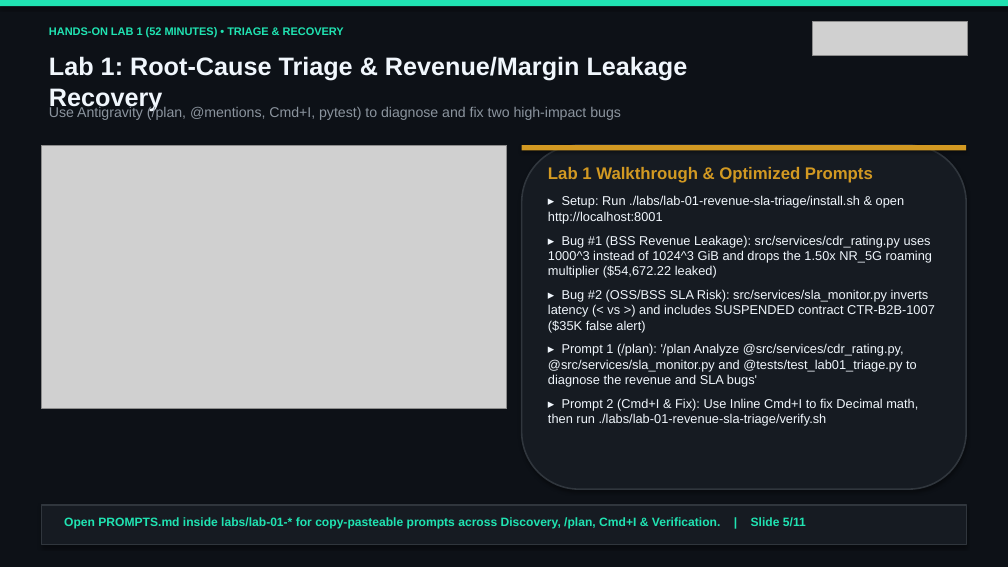
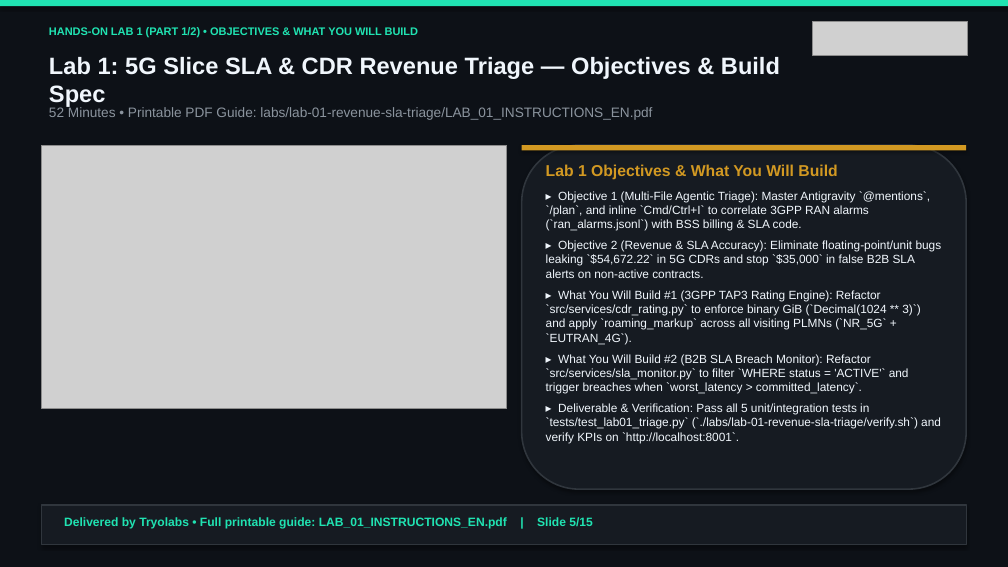
Before and after one commit to tryolabs/antigravity-workshop-telecom, a slide deck: slide 5 of slides/antigravity_telecom_workshop_en.pptx. Drawn at 1008x567 pixels with LibreOffice and Linux fonts; fonts in the diff are those of the drawing; grey boxes stand for pictures. Boxes give left, top, right and bottom in pixels: in the first picture for what was removed or moved away, otherwise in the second. Text is boxed around its words. In the diff, an @@ line names an element or a change of style, - is before the commit and + after.

Commit message:
Add Tryolabs-branded Lab Instruction PDFs, branded docs, and 15-slide presentations with Lab Objectives, What You Will Build & Step-by-Step Instructions

```diff
--- a/slides/antigravity_telecom_workshop_en.pptx
+++ b/slides/antigravity_telecom_workshop_en.pptx
@@ text at box(49, 27, 418, 38): text changed @@
-HANDS-ON LAB 1 (52 MINUTES) • TRIAGE & RECOVERY
+HANDS-ON LAB 1 (PART 1/2) • OBJECTIVES & WHAT YOU WILL BUILD
@@ text at box(49, 57, 780, 107): text changed; size 24 to 22.5 pt @@
-Lab 1: Root-Cause Triage & Revenue/Margin Leakage Recovery
+Lab 1: 5G Slice SLA & CDR Revenue Triage — Objectives & Build Spec
@@ text at box(49, 106, 652, 120): text changed; size 13.5 to 13 pt @@
-Use Antigravity (/plan, @mentions, Cmd+I, pytest) to diagnose and fix two high-impact bugs
+52 Minutes • Printable PDF Guide: labs/lab-01-revenue-sla-triage/LAB_01_INSTRUCTIONS_EN.pdf
@@ text at box(546, 164, 942, 444): text changed; size 12.2 to 11.3 pt @@
-Lab 1 Walkthrough & Optimized Prompts
-▸ Setup: Run ./labs/lab-01-revenue-sla-triage/install.sh & open http://localhost:8001
-▸ Bug #1 (BSS Revenue Leakage): src/services/cdr_rating.py uses 1000^3 instead of 1024^3 GiB and drops the 1.50x NR_5G roaming multiplier ($54,672.22 leaked)
-▸ Bug #2 (OSS/BSS SLA Risk): src/services/sla_monitor.py inverts latency (< vs >) and includes SUSPENDED contract CTR-B2B-1007 ($35K false alert)
-▸ Prompt 1 (/plan): '/plan Analyze @src/services/cdr_rating.py, @src/services/sla_monitor.py and @tests/test_lab01_triage.py to diagnose the revenue and SLA bugs'
-▸ Prompt 2 (Cmd+I & Fix): Use Inline Cmd+I to fix Decimal math, then run ./labs/lab-01-revenue-sla-triage/verify.sh
+Lab 1 Objectives & What You Will Build
+▸ Objective 1 (Multi-File Agentic Triage): Master Antigravity `@mentions`, `/plan`, and inline `Cmd/Ctrl+I` to correlate 3GPP RAN alarms (`ran_alarms.jsonl`) with BSS billing & SLA code.
+▸ Objective 2 (Revenue & SLA Accuracy): Eliminate floating-point/unit bugs leaking `$54,672.22` in 5G CDRs and stop `$35,000` in false B2B SLA alerts on non-active contracts.
+▸ What You Will Build #1 (3GPP TAP3 Rating Engine): Refactor `src/services/cdr_rating.py` to enforce binary GiB (`Decimal(1024 ** 3)`) and apply `roaming_markup` across all visiting PLMNs (`NR_5G` + `EUTRAN_4G`).
+▸ What You Will Build #2 (B2B SLA Breach Monitor): Refactor `src/services/sla_monitor.py` to filter `WHERE status = 'ACTIVE'` and trigger breaches when `worst_latency > committed_latency`.
+▸ Deliverable & Verification: Pass all 5 unit/integration tests in `tests/test_lab01_triage.py` (`./labs/lab-01-revenue-sla-triage/verify.sh`) and verify KPIs on `http://localhost:8001`.
@@ text at box(64, 517, 593, 528): text changed @@
-Open PROMPTS.md inside labs/lab-01-* for copy-pasteable prompts across Discovery, /plan, Cmd+I & Verification. | Slide 5/11
+Delivered by Tryolabs • Full printable guide: LAB_01_INSTRUCTIONS_EN.pdf | Slide 5/15
```
Also in this commit, not shown: 10 other slides changed, 4 slides added, 33 other files.
